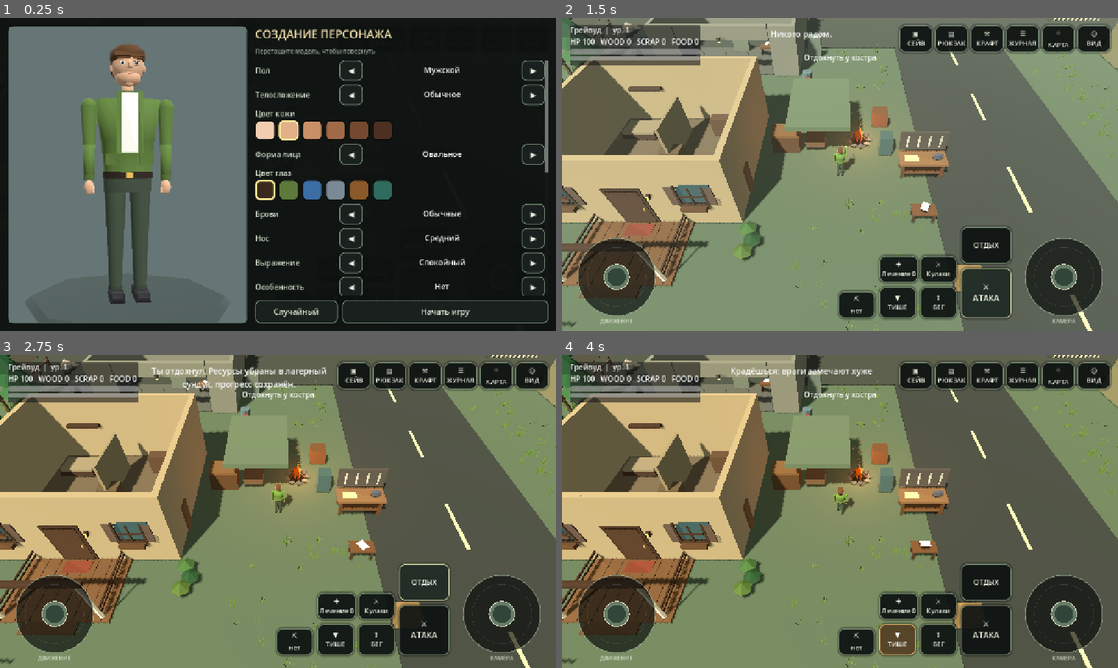
Above: before the commit, frames 1-4 (two rows, left to right).
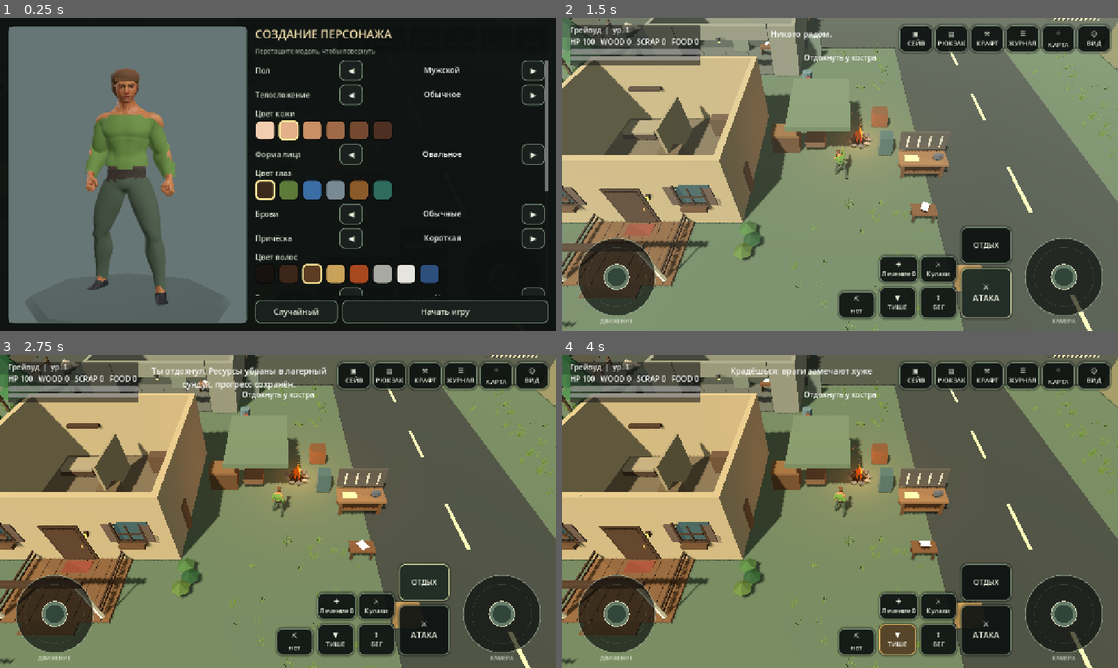
Above: after the commit, the same moments.

Repository: anriell666-byte/AshenForge
Game: Godot game, scene res://scenes/Main.tscn
Two runs of this game, one before a commit and one after it. Both use one fixed random seed, a clock stepped at 60 frames per second and the inputs below.
Inputs:
- Up to frame 1 (0.25 s): no input
- Up to frame 2 (1.5 s): click "Начать игру" at 0.5 s; click "⚔ АТАКА" at 1.25 s
- Up to frame 3 (2.75 s): click "ОТДЫХ" at 2 s
- Up to frame 4 (4 s): click "⇧ БЕГ" at 2.75 s; click "▼ ТИШЕ" at 3.5 s

The runs differ from the first frame. In frame 1, 9.0% of the frame differs, in the area x 14-99%, y 8-92%; in frame 2, 0.2%; in frame 3, 0.2%; in frame 4, 0.1%.

Commit message:
Replace procedural hero and bigger monsters with CC0 Quaternius skinned models
- Hero: Superhero male/female with shared animation library, generated skinned clothing layers, hair/beard/glasses attached to the head bone, face shape/eye/brow colour options
- Monsters: walkers use the hero body with zombie tint and clothes; stalkers, brutes and ogres use Creep, Demon and Orc models with idle/walk/run/attack/death clips
- Creator hides nose/mouth/mark rows that the new model cannot show
- assets/CREDITS.txt lists sources (CC0)

Co-Authored-By: Claude Sonnet 5.5 <noreply@anthropic.com>
Claude-Session: https://claude.ai/code/session_01SrKiWfZCaf7S17q4VNC5XT

Diff:
--- a/scripts/character_creator.gd
+++ b/scripts/character_creator.gd
@@ -6,6 +6,7 @@
 signal cancelled
 
 const HB = preload("res://scripts/human_builder.gd")
+const ML = preload("res://scripts/model_lib.gd")
 const SAVE_PATH := "user://character.json"
 
 var opts: Dictionary = HB.default_options()
@@ -66,11 +67,14 @@
     if old:
         player.remove_child(old)
         old.queue_free()
-    var built: Dictionary = HB.build(options)
+    var built: Dictionary = ML.build_hero(options) if ML.has_assets() else HB.build(options)
     var model: Node3D = built["model"]
     model.name = "DetailedSurvivor"
     player.add_child(model)
     player.set("animation_model", model)
+    player.set("anim_player", built.get("anim", null))
+    player.set("anim_clips", built.get("clips", {}))
+    player.set("anim_current", "")
     var parts: Array[Node3D] = []
     parts.assign(built["limbs"])
     player.set("animation_parts", parts)
@@ -151,6 +155,8 @@
     list.add_theme_constant_override("separation", 8)
     scroll.add_child(list)
     for row_def in ROWS:
+        if ML.has_assets() and String(row_def["key"]) in ["nose", "mouth", "mark"]:
+            continue
         _build_row(list, row_def)
 
     var buttons := HBoxContainer.new()
@@ -314,7 +320,7 @@
     if preview_model and is_instance_valid(preview_model):
         preview_pivot.remove_child(preview_model)
         preview_model.queue_free()
-    var built: Dictionary = HB.build(opts)
+    var built: Dictionary = ML.build_hero(opts) if ML.has_assets() else HB.build(opts)
     preview_model = built["model"]
     preview_pivot.add_child(preview_model)
 
--- a/scripts/infected.gd
+++ b/scripts/infected.gd
@@ -3,6 +3,7 @@
 ## Set `monster_id` before adding the node to the tree.
 
 const MB = preload("res://scripts/monster_builder.gd")
+const ML = preload("res://scripts/model_lib.gd")
 const MD = preload("res://scripts/monster_data.gd")
 
 var monster_id: String = "walker"
@@ -38,6 +39,10 @@
 var limb_rest: Array[float] = []
 var swing_scale: float = 1.0
 var animation_model: Node3D
+var anim_player: AnimationPlayer = null
+var anim_clips: Dictionary = {}
+var anim_current: String = ""
+var skeletal: bool = false
 var health_root: Node3D
 var health_fill: MeshInstance3D
 var body_height: float = 1.8
@@ -66,7 +71,12 @@
     reach = float(data["reach"])
     attack_cooldown = 1.5 if is_boss else (1.0 if specials.has("long_reach") else 1.25)
     special_timer = randf_range(2.0, 4.0)
-    var built: Dictionary = MB.build(monster_id)
+    var built: Dictionary = ML.build_monster(monster_id)
+    if built.is_empty():
+        built = MB.build(monster_id)
+    skeletal = bool(built.get("skeletal", false))
+    anim_player = built.get("anim", null)
+    anim_clips = built.get("clips", {})
     animation_model = built["model"]
     animation_model.name = "MonsterModel"
     add_child(animation_model)
@@ -321,7 +331,33 @@
     tween.parallel().tween_property(mat, "albedo_color:a", 0.0, 0.25)
     tween.tween_callback(ring.queue_free)
 
+func _play_clip(kind: String, speed_scale: float = 1.0, once: bool = false) -> void:
+    var clip: String = String(anim_clips.get(kind, ""))
+    if clip == "" or not anim_player.has_animation(clip):
+        return
+    if once:
+        if anim_current != kind or not anim_player.is_playing():
+            anim_player.play(clip, 0.1, speed_scale)
+            anim_current = kind
+        return
+    if anim_current != kind:
+        anim_player.play(clip, 0.2)
+        anim_current = kind
+    anim_player.speed_scale = speed_scale
+
+func _animate_skeletal() -> void:
+    var movement := Vector2(velocity.x, velocity.z).length()
+    if state == "windup" or state == "lunge" or attack_pose > 0.0:
+        _play_clip("attack", 1.3, true)
+    elif movement > 0.25:
+        _play_clip("run" if base_speed >= 2.2 else "walk", clampf(movement / 1.6, 0.7, 1.5))
+    else:
+        _play_clip("idle")
+
 func _animate() -> void:
+    if skeletal and is_instance_valid(anim_player):
+        _animate_skeletal()
+        return
     var movement := Vector2(velocity.x, velocity.z).length()
     var gait := sin(animation_clock * (6.0 + base_speed * 1.6))
     var amount := clampf(movement / maxf(0.1, speed), 0.0, 1.0)
@@ -402,6 +438,13 @@
         var world = game.get("world")
         if world != null:
             world.call("on_monster_killed", self)
+    if skeletal and is_instance_valid(anim_player) and String(anim_clips.get("death", "")) != "":
+        _play_clip("death", 1.0, true)
+        collision_layer = 0
+        collision_mask = 0
+        if is_instance_valid(health_root):
+            health_root.visible = false
+        await get_tree().create_timer(1.6).timeout
     queue_free()
 
 func _refresh_health_bar() -> void:
--- /dev/null
+++ b/scripts/model_lib.gd
@@ -0,0 +1,346 @@
+extends RefCounted
+## Loads the CC0 Quaternius skinned models (hero + monsters) and wires their animations.
+## Every build() returns the same dictionary shape as the procedural builders, plus
+## "anim": AnimationPlayer and "clips": {idle, walk, run, attack, hit, death}.
+## Credits: see assets/CREDITS.txt.
+
+const HERO_MALE := "res://assets/models/hero/char/Superhero_Male_FullBody.gltf"
+const HERO_FEMALE := "res://assets/models/hero/char/Superhero_Female_FullBody.gltf"
+const HERO_ANIMS := "res://assets/models/hero/anims.glb"
+const MONSTER_DIR := "res://assets/models/monsters/"
+const HB = preload("res://scripts/human_builder.gd")
+const MD = preload("res://scripts/monster_data.gd")
+
+## kind (or id) -> model file, target height at scale 1.0 and animation clip names
+const MONSTER_MODELS := {
+    "demon": {"file": "Demon.gltf", "height": 2.1, "clips": {"idle": "Idle", "walk": "Walk", "run": "Run", "attack": "Punch", "hit": "HitReact", "death": "Death"}},
+    "blue": {"file": "BlueDemon.gltf", "height": 1.5, "clips": {"idle": "Idle", "walk": "Walk", "run": "Run", "attack": "Punch", "hit": "HitReact", "death": "Death"}},
+    "orc": {"file": "Orc.gltf", "height": 2.6, "clips": {"idle": "Idle", "walk": "Walk", "run": "Run", "attack": "Punch", "hit": "HitReact", "death": "Death"}},
+    "creep": {"file": "CreepCreature.glb", "height": 2.3, "clips": {"idle": "Idle1_Action", "walk": "Walk1_Action", "run": "Walk2_Action", "attack": "Punch_Action", "hit": "Damage_Action", "death": "Death_Action"}},
+}
+const KIND_TO_MODEL := {"stalker": "creep", "brute": "demon", "ogre": "orc"}
+const ID_TO_MODEL := {"hound": "blue", "crawler": "blue", "bramble": "blue", "cinder": "demon", "mb_hunter": "creep"}
+const HERO_CLIPS := {"idle": "Idle", "walk": "Walk", "run": "Sprint", "attack": "Punch_Cross", "hit": "Hit_Chest", "death": "Death01"}
+
+static var _hero_lib: AnimationLibrary = null
+
+# ------------------------------------------------------------------ helpers
+static func has_assets() -> bool:
+    return ResourceLoader.exists(HERO_MALE) and ResourceLoader.exists(HERO_ANIMS)
+
+static func _skeleton_of(n: Node) -> Skeleton3D:
+    return n.find_child("Skeleton3D", true, false) as Skeleton3D
+
+## Height of the rest pose, measured from the skinned meshes.
+static func _rest_height(n: Node) -> float:
+    var top := -INF
+    var bottom := INF
+    for mi in n.find_children("*", "MeshInstance3D", true, false):
+        var bb: AABB = (mi as MeshInstance3D).get_aabb()
+        var t: Transform3D = (mi as MeshInstance3D).transform
+        var p: Node = mi.get_parent()
+        while p != null and p != n:
+            if p is Node3D:
+                t = (p as Node3D).transform * t
+            p = p.get_parent()
+        for corner in [bb.position, bb.end]:
+            var y: float = (t * corner).y
+            top = maxf(top, y)
+            bottom = minf(bottom, y)
+    return maxf(0.1, top - bottom) if top > bottom else 1.8
+
+static func _tint(n: Node, color: Color, mix: float, skip: Array = ["Eye", "Eyebrow"]) -> void:
+    for mi in n.find_children("*", "MeshInstance3D", true, false):
+        var m := mi as MeshInstance3D
+        if m.mesh == null:
+            continue
+        var skipped := false
+        for prefix in skip:
+            if String(m.name).begins_with(String(prefix)):
+                skipped = true
+        if skipped:
+            continue
+        for s in range(m.mesh.get_surface_count()):
+            var src := m.get_active_material(s)
+            if src is StandardMaterial3D:
+                var mat := (src as StandardMaterial3D).duplicate() as StandardMaterial3D
+                mat.albedo_color = mat.albedo_color.lerp(color, mix) if mix < 1.0 else color
+                mat.roughness = 0.9
+                m.set_surface_override_material(s, mat)
+
+static func _tint_named(n: Node, mesh_name: String, color: Color, mix: float) -> void:
+    var target := n.find_child(mesh_name, true, false) as MeshInstance3D
+    if target == null or target.mesh == null:
+        return
+    for i in range(target.mesh.get_surface_count()):
+        var src := target.get_active_material(i)
+        if src is StandardMaterial3D:
+            var mat := (src as StandardMaterial3D).duplicate() as StandardMaterial3D
+            mat.albedo_color = mat.albedo_color.lerp(color, mix)
+            target.set_surface_override_material(i, mat)
+
+static func _hero_library() -> AnimationLibrary:
+    if _hero_lib != null:
+        return _hero_lib
+    var lib := AnimationLibrary.new()
+    var src: Node = (load(HERO_ANIMS) as PackedScene).instantiate()
+    var ap := src.find_child("AnimationPlayer", true, false) as AnimationPlayer
+    if ap != null:
+        for clip in ap.get_animation_list():
+            var a: Animation = ap.get_animation(clip).duplicate(true)
+            var drop: Array[int] = []
+            for i in range(a.get_track_count()):
+                var path: NodePath = a.track_get_path(i)
+                var leaf := String(path.get_name(path.get_name_count() - 1))
+                var type := a.track_get_type(i)
+                if type == Animation.TYPE_SCALE_3D or leaf == "root" or leaf == "Mannequin" or leaf == "Armature":
+                    drop.append(i)
+                    continue
+                a.track_set_path(i, NodePath("Armature/Skeleton3D:" + leaf))
+            drop.reverse()
+            for i in drop:
+                a.remove_track(i)
+            if clip in ["Idle", "Walk", "Sprint", "Jog_Fwd", "Crouch_Idle", "Sword_Idle", "Pistol_Idle"]:
+                a.loop_mode = Animation.LOOP_LINEAR
+            lib.add_animation(clip, a)
+    src.free()
+    _hero_lib = lib
+    return lib
+
+static func _wrap(node: Node3D, height: float, target: float) -> Node3D:
+    # glTF models face +Z, the game faces -Z: wrap in a node turned 180 degrees and normalise size.
+    var holder := Node3D.new()
+    var k := target / maxf(0.1, height)
+    node.scale = Vector3(k, k, k)
+    node.rotation.y = PI
+    holder.add_child(node)
+    return holder
+
+# ------------------------------------------------------------------ hero
+static func build_hero(raw_opts: Dictionary) -> Dictionary:
+    var o := HB.sanitize(raw_opts)
+    var female: bool = int(o["gender"]) == 1
+    var scene := load(HERO_FEMALE if female else HERO_MALE) as PackedScene
+    var node: Node3D = scene.instantiate()
+    var skin: Color = HB.SKIN[int(o["skin"])]
+    # the base texture is a warm medium tone: bring it towards the chosen skin colour
+    _tint(node, skin.lerp(Color.WHITE, 0.25), 1.0)
+    var height := _rest_height(node)
+    var ap := AnimationPlayer.new()
+    ap.name = "AnimationPlayer"
+    ap.add_animation_library("", _hero_library())
+    node.add_child(ap)
+    ap.root_node = ap.get_path_to(node)
+    var sk := _skeleton_of(node)
+    add_clothes(node, int(o["top"]), HB.CLOTH[int(o["top_color"])], int(o["bottom"]), HB.PANTS[int(o["bottom_color"])], HB.SHOES[int(o["shoes_color"])])
+    if sk != null:
+        _attach_head_parts(sk, o, female, skin)
+    _apply_face(node, o)
+    var holder := _wrap(node, height, 1.78 if not female else 1.7)
+    var bw: float = [0.92, 1.0, 1.1][int(o["build"])]
+    holder.scale = Vector3(bw, 1.0, bw)
+    holder.name = "Human"
+    ap.play("Idle")
+    return {"model": holder, "limbs": [], "rest": [], "anim": ap, "clips": HERO_CLIPS, "height": 1.8, "radius": 0.4, "swing": 1.0, "skeletal": true}
+
+## Face shape = head bone scale; eye and eyebrow colours = material tints.
+static func _apply_face(node: Node3D, o: Dictionary) -> void:
+    var sk := _skeleton_of(node)
+    if sk != null:
+        var head_bone := sk.find_bone("Head")
+        if head_bone >= 0:
+            var shapes: Array = [Vector3(1, 1, 1), Vector3(1.1, 0.97, 1.05), Vector3(1.06, 0.95, 1.0), Vector3(0.92, 1.06, 0.96)]
+            sk.set_bone_pose_scale(head_bone, shapes[int(o["face"])] * 1.06)
+    _tint_named(node, "Eyes", HB.EYES[int(o["eyes"])].lightened(0.1), 0.7)
+    _tint_named(node, "Eyebrows", HB.HAIR[int(o["hair_color"])], 0.9)
+
+## Hair, beard and glasses are the procedural low-poly pieces, glued to the Head bone.
+static func _attach_head_parts(sk: Skeleton3D, o: Dictionary, female: bool, skin: Color) -> void:
+    if sk.find_bone("Head") < 0:
+        return
+    var LPc = preload("res://scripts/lowpoly.gd")
+    var head = LPc.new()
+    head.smooth = true
+    var hair: Color = HB.HAIR[int(o["hair_color"])]
+    HB._add_hair(head, int(o["hair_style"]), hair, 0.0)
+    if not female:
+        HB._add_beard(head, int(o["beard"]), hair, skin, 0.0)
+    if bool(o["glasses"]):
+        HB._add_glasses(head, 0.0)
+    if head.is_empty():
+        return
+    var att := BoneAttachment3D.new()
+    att.name = "HeadParts"
+    att.bone_name = "Head"
+    sk.add_child(att)
+    var mesh: Node3D = head.to_node("HeadMesh")
+    # our heads face -Z with the origin in the middle of the skull; the bone's axes are tuned in HEAD_FIX
+    mesh.transform = HEAD_FIX
+    att.add_child(mesh)
+
+static var HEAD_FIX: Transform3D = Transform3D(Basis.from_euler(Vector3(0, PI, 0)).scaled(Vector3(0.95, 0.95, 0.95)), Vector3(0, 0.09, 0.0))
+
+# ------------------------------------------------------------------ monsters
+static func model_key_for(id: String) -> String:
+    if ID_TO_MODEL.has(id):
+        return ID_TO_MODEL[id]
+    var kind := String(MD.get_monster(id).get("kind", "walker"))
+    return KIND_TO_MODEL.get(kind, "hero")
+
+## Returns {} when the monster should keep its procedural model.
+static func build_monster(id: String) -> Dictionary:
+    if not has_assets():
+        return {}
+    var p: Dictionary = MD.get_monster(id)
+    var key := model_key_for(id)
+    var s: float = float(p.get("scale", 1.0))
+    var node: Node3D
+    var ap: AnimationPlayer
+    var clips: Dictionary
+    var height: float
+    var target: float
+    if key == "hero":
+        var female := (id.hash() % 2) == 1 and not bool(p.get("boss", false))
+        var scene := load(HERO_FEMALE if female else HERO_MALE) as PackedScene
+        node = scene.instantiate()
+        var skin: Color = p.get("skin", Color(0.6, 0.67, 0.56))
+        _tint(node, skin.darkened(0.1), 0.85)
+        height = _rest_height(node)
+        ap = AnimationPlayer.new()
+        ap.name = "AnimationPlayer"
+        ap.add_animation_library("", _hero_library())
+        node.add_child(ap)
+        ap.root_node = ap.get_path_to(node)
+        _add_zombie_clothes(node, p)
+        clips = HERO_CLIPS
+        target = 1.74
+    else:
+        var def: Dictionary = MONSTER_MODELS[key]
+        var path: String = MONSTER_DIR + String(def["file"])
+        if not ResourceLoader.exists(path):
+            return {}
+        node = (load(path) as PackedScene).instantiate()
+        ap = node.find_child("AnimationPlayer", true, false) as AnimationPlayer
+        height = _rest_height(node)
+        clips = def["clips"]
+        target = float(def["height"])
+        # colour variation: shift each monster towards its own palette
+        var tint_col: Color = p.get("accent", p.get("skin", Color.WHITE))
+        _tint(node, tint_col.lightened(0.25), 0.28)
+    var holder := _wrap(node, height, target)
+    holder.name = "Monster_" + key
+    holder.scale = Vector3(s, s, s)
+    if ap != null and ap.has_animation(clips["idle"]):
+        ap.play(clips["idle"])
+    var rad: float = {"demon": 0.55, "blue": 0.4, "orc": 0.8, "creep": 0.6, "hero": 0.4}[key]
+    return {"model": holder, "limbs": [], "rest": [], "anim": ap, "clips": clips, "height": target * s, "radius": rad * s, "swing": 1.0, "skeletal": true}
+
+static func _add_zombie_clothes(node: Node3D, p: Dictionary) -> void:
+    add_clothes(node, 1, p.get("shirt", Color(0.5, 0.5, 0.45)), 0, p.get("pants", Color(0.3, 0.3, 0.27)), Color(0.14, 0.12, 0.1))
+    var body: MeshInstance3D = null
+    for mi in node.find_children("*", "MeshInstance3D", true, false):
+        if String(mi.name).to_lower().begins_with("superhero"):
+            body = mi
+    if body != null:
+        var blood := Color(0.34, 0.04, 0.04)
+        for spec in [[["spine_02", "spine_03"], 1.12, 1.3], [["lowerarm_l"], 0.0, 9.0], [["thigh_r"], 0.5, 0.8]]:
+            var l := _layer(body, "Blood", spec[0], spec[1], spec[2], 0.021, blood, 0.6)
+            if l != null:
+                body.get_parent().add_child(l)
+
+# ------------------------------------------------------------------ clothes
+const SHIRT_BONES := ["spine_01", "spine_02", "spine_03", "clavicle_l", "clavicle_r", "upperarm_l", "upperarm_r"]
+const SLEEVE_BONES := ["lowerarm_l", "lowerarm_r"]
+const PANT_BONES := ["pelvis", "thigh_l", "thigh_r", "calf_l", "calf_r"]
+const SHOE_BONES := ["foot_l", "foot_r", "ball_l", "ball_r", "calf_l", "calf_r"]
+
+## Builds a clothing layer as a copy of a part of the body mesh, pushed out along the normals.
+## `bones`: dominant-bone whitelist, `ymin/ymax`: rest-pose height window, `grow`: thickness.
+static func _layer(mi: MeshInstance3D, label: String, bones: Array, ymin: float, ymax: float, grow: float, color: Color, rough: float = 0.92) -> MeshInstance3D:
+    var mesh := mi.mesh as ArrayMesh
+    if mesh == null or mi.skin == null:
+        return null
+    var arrays: Array = mesh.surface_get_arrays(0)
+    var verts: PackedVector3Array = arrays[Mesh.ARRAY_VERTEX]
+    var norms: PackedVector3Array = arrays[Mesh.ARRAY_NORMAL]
+    var bone_ids: PackedInt32Array = arrays[Mesh.ARRAY_BONES]
+    var weights: PackedFloat32Array = arrays[Mesh.ARRAY_WEIGHTS]
+    var index: PackedInt32Array = arrays[Mesh.ARRAY_INDEX] if arrays[Mesh.ARRAY_INDEX] != null else PackedInt32Array()
+    if bone_ids.size() == 0 or verts.size() == 0:
+        return null
+    var per: int = bone_ids.size() / verts.size()
+    var ok := PackedByteArray()
+    ok.resize(verts.size())
+    for v in range(verts.size()):
+        var best := -1
+        var best_w := -1.0
+        for k in range(per):
+            var w: float = weights[v * per + k]
+            if w > best_w:
+                best_w = w
+                best = bone_ids[v * per + k]
+        var bone_name := String(mi.skin.get_bind_name(best)) if best >= 0 and best < mi.skin.get_bind_count() else ""
+        if bone_name == "":
+            var bi := mi.skin.get_bind_bone(best) if best >= 0 and best < mi.skin.get_bind_count() else -1
+            var sk := mi.get_node_or_null(mi.skeleton) as Skeleton3D
+            if sk != null and bi >= 0:
+                bone_name = sk.get_bone_name(bi)
+        var y: float = verts[v].y
+        ok[v] = 1 if (bones.has(bone_name) and y >= ymin and y <= ymax) else 0
+    var tris := PackedInt32Array()
+    var count := index.size() if index.size() > 0 else verts.size()
+    for t in range(0, count, 3):
+        var a: int = index[t] if index.size() > 0 else t
+        var b: int = index[t + 1] if index.size() > 0 else t + 1
+        var c: int = index[t + 2] if index.size() > 0 else t + 2
+        if ok[a] == 1 and ok[b] == 1 and ok[c] == 1:
+            tris.append(a); tris.append(b); tris.append(c)
+    if tris.size() == 0:
+        return null
+    var out_verts := PackedVector3Array(verts)
+    for v in range(out_verts.size()):
+        out_verts[v] = verts[v] + norms[v] * grow
+    var out := []
+    out.resize(Mesh.ARRAY_MAX)
+    out[Mesh.ARRAY_VERTEX] = out_verts
+    out[Mesh.ARRAY_NORMAL] = norms
+    out[Mesh.ARRAY_BONES] = bone_ids
+    out[Mesh.ARRAY_WEIGHTS] = weights
+    out[Mesh.ARRAY_INDEX] = tris
+    var cm := ArrayMesh.new()
+    cm.add_surface_from_arrays(Mesh.PRIMITIVE_TRIANGLES, out)
+    var mat := StandardMaterial3D.new()
+    mat.albedo_color = color
+    mat.roughness = rough
+    mat.cull_mode = BaseMaterial3D.CULL_BACK
+    cm.surface_set_material(0, mat)
+    var inst := MeshInstance3D.new()
+    inst.name = label
+    inst.mesh = cm
+    inst.skin = mi.skin
+    inst.skeleton = mi.skeleton
+    inst.transform = mi.transform
+    return inst
+
+static func add_clothes(node: Node3D, top_style: int, top_col: Color, bottom_style: int, pants_col: Color, shoe_col: Color) -> void:
+    var body: MeshInstance3D = null
+    for mi in node.find_children("*", "MeshInstance3D", true, false):
+        if String(mi.name).to_lower().begins_with("superhero"):
+            body = mi
+    if body == null:
+        return
+    var parent := body.get_parent()
+    var layers: Array = []
+    # shirt: torso (+ upper arms for a T-shirt, whole arms for shirt/jacket)
+    var sleeve: Array = SHIRT_BONES.duplicate()
+    if top_style != 0:
+        sleeve.append_array(SLEEVE_BONES)
+    var jacket: bool = top_style == 2
+    layers.append(_layer(body, "Shirt", sleeve, 0.93, 1.5, 0.02 if jacket else 0.015, top_col.darkened(0.08) if jacket else top_col))
+    # pants or shorts
+    var pmin := 0.0 if bottom_style == 0 else 0.5
+    layers.append(_layer(body, "Pants", PANT_BONES, pmin, 1.0, 0.013, pants_col))
+    layers.append(_layer(body, "Shoes", SHOE_BONES, 0.0, 0.1, 0.01, shoe_col, 0.7))
+    for l in layers:
+        if l != null:
+            parent.add_child(l)
--- a/scripts/player.gd
+++ b/scripts/player.gd
@@ -25,6 +25,9 @@
 var equipped_tool: String = ""
 var body_collision: CollisionShape3D
 var animation_model: Node3D
+var anim_player: AnimationPlayer = null
+var anim_clips: Dictionary = {}
+var anim_current: String = ""
 var animation_parts: Array[Node3D] = []
 var animation_clock: float = 0.0
 var attack_animation: float = 0.0
@@ -140,6 +143,14 @@
     if not is_instance_valid(animation_model):
         animation_model = get_node_or_null("DetailedSurvivor") as Node3D
     var moving := Vector2(velocity.x, velocity.z).length()
+    if is_instance_valid(anim_player):
+        var want := "idle"
+        if attack_animation > 0.0:
+            want = "attack"
+        elif moving > 0.3:
+            want = "run" if sprinting else "walk"
+        _play_clip(want, 0.6 if is_sneaking else clampf(moving / 3.0, 0.8, 1.3) if want == "walk" else 1.0)
+        return
     var gait := sin(animation_clock * (10.0 if sprinting else 7.0))
     var swing := clampf(moving / maxf(0.1, sprint_speed), 0.0, 1.0)
     if is_instance_valid(animation_model):
@@ -183,3 +194,17 @@
     attack_cooldown = float(main_game.call("attack_cooldown_value"))
     attack_animation = minf(0.32, attack_cooldown * 0.7)
     main_game.call("player_attack")
+
+func _play_clip(kind: String, speed_scale: float = 1.0) -> void:
+    var clip: String = String(anim_clips.get(kind, ""))
+    if clip == "" or not anim_player.has_animation(clip):
+        return
+    if kind == "attack":
+        if anim_current != "attack":
+            anim_player.play(clip, 0.08, 1.8)
+            anim_current = "attack"
+        return
+    if anim_current != kind:
+        anim_player.play(clip, 0.18)
+        anim_current = kind
+    anim_player.speed_scale = speed_scale
Not shown, added: assets/CREDITS.txt
Binary file added: assets/models/hero/anims.glb
Not shown, added: assets/models/hero/anims.glb.import
Binary file added: assets/models/hero/char/Superhero_Female_FullBody.bin
Not shown, added: assets/models/hero/char/Superhero_Female_FullBody.gltf
Not shown, added: assets/models/hero/char/Superhero_Female_FullBody.gltf.import
Binary file added: assets/models/hero/char/Superhero_Male_FullBody.bin
Not shown, added: assets/models/hero/char/Superhero_Male_FullBody.gltf
Not shown, added: assets/models/hero/char/Superhero_Male_FullBody.gltf.import
Binary file added: assets/models/hero/tex1k/T_Eye_Brown.png
Not shown, added: assets/models/hero/tex1k/T_Eye_Brown.png.import
Binary file added: assets/models/hero/tex1k/T_Superhero_Female_Dark_BaseColor.jpg
(and 31 more such lines)
